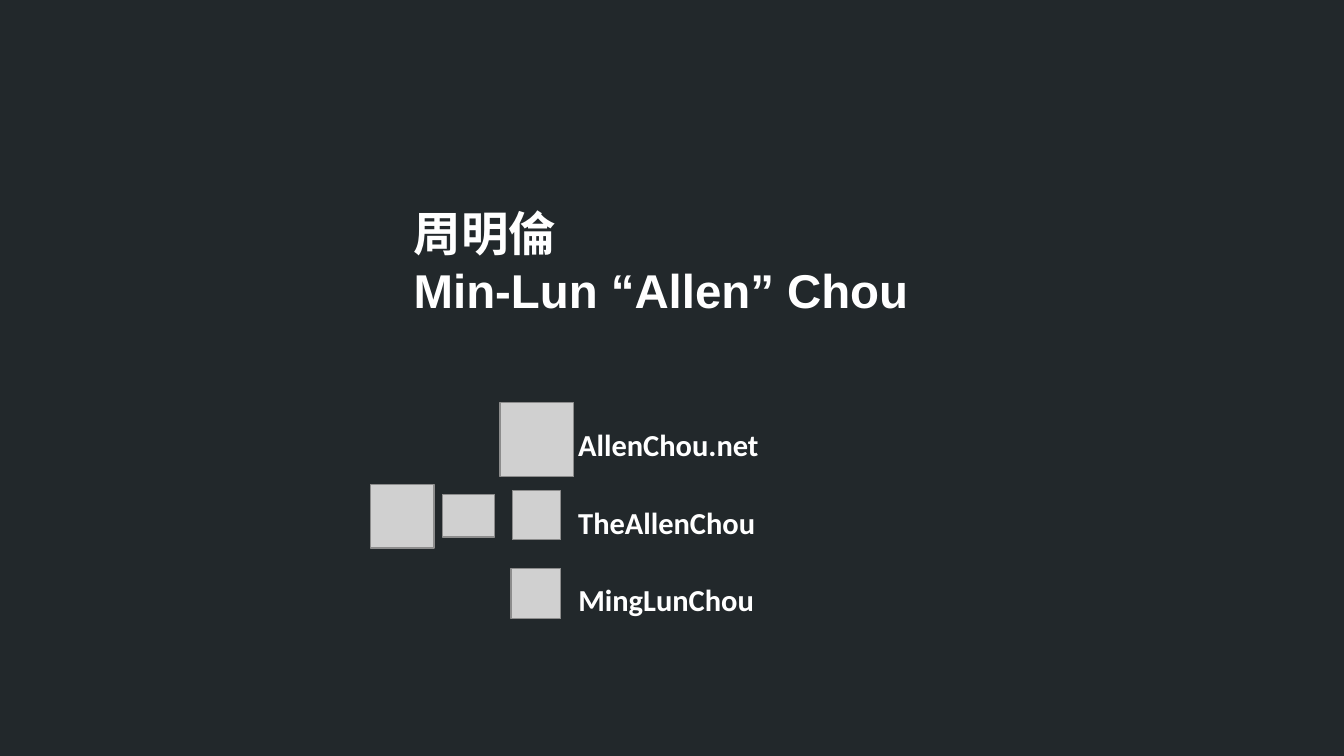
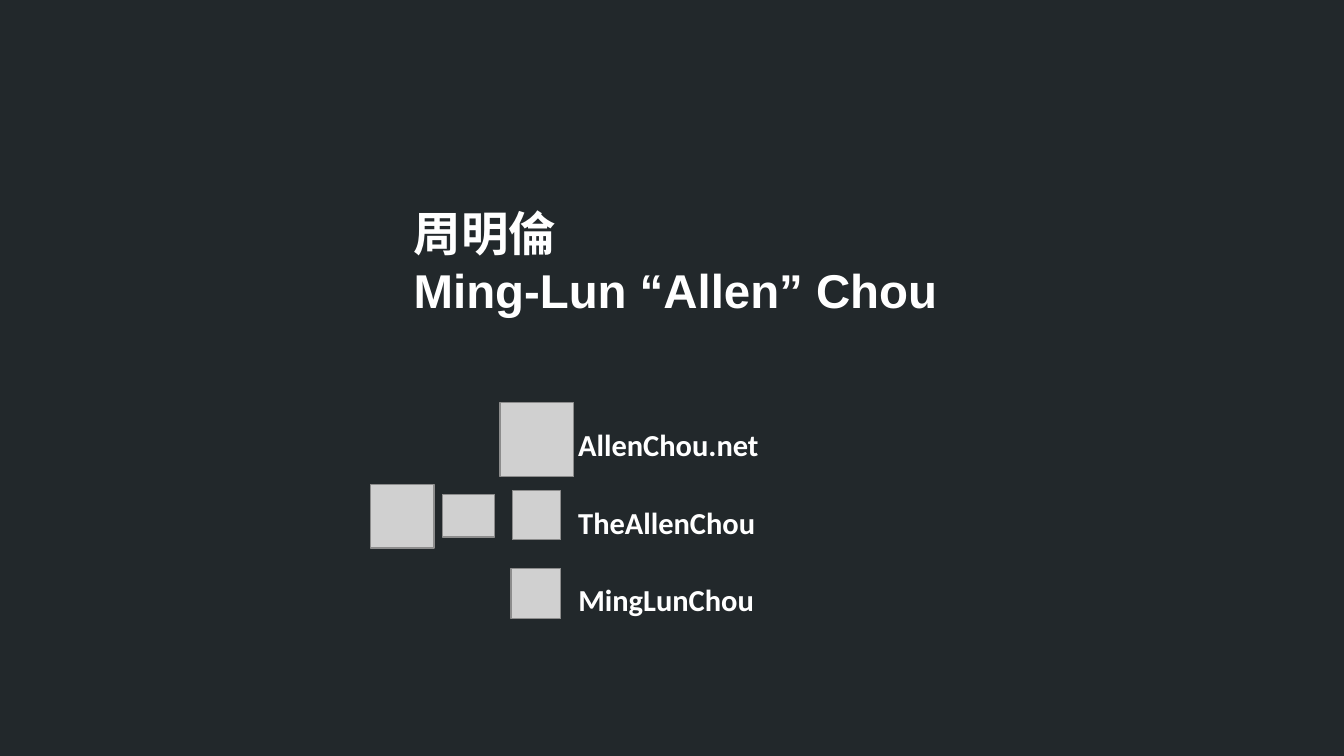
Before and after one commit to TheAllenChou/unity-physics-constraints, a slide deck: slide 2 of slides/01-constraint-basics-english.odp. Drawn at 1344x756 pixels with LibreOffice and Linux fonts; fonts in the diff are those of the drawing; grey boxes stand for pictures. Boxes give left, top, right and bottom in pixels: in the first picture for what was removed or moved away, otherwise in the second. Text is boxed around its words. In the diff, an @@ line names an element or a change of style, - is before the commit and + after.

```diff
--- a/slides/01-constraint-basics-english.odp
+++ b/slides/01-constraint-basics-english.odp
@@ text at box(414, 273, 937, 318): text changed @@
-Min-Lun “Allen” Chou
+Ming-Lun “Allen” Chou
```
Also in this commit, not shown: 1 other slide changed, 1 slide added, 11 other files.
